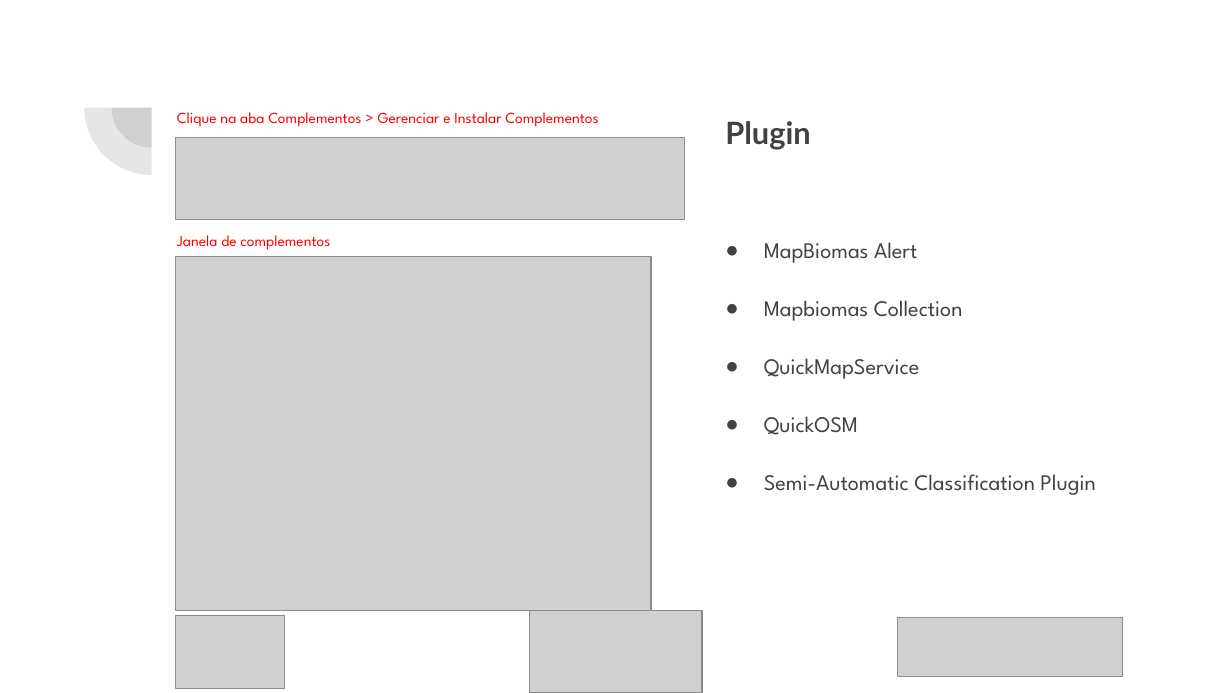
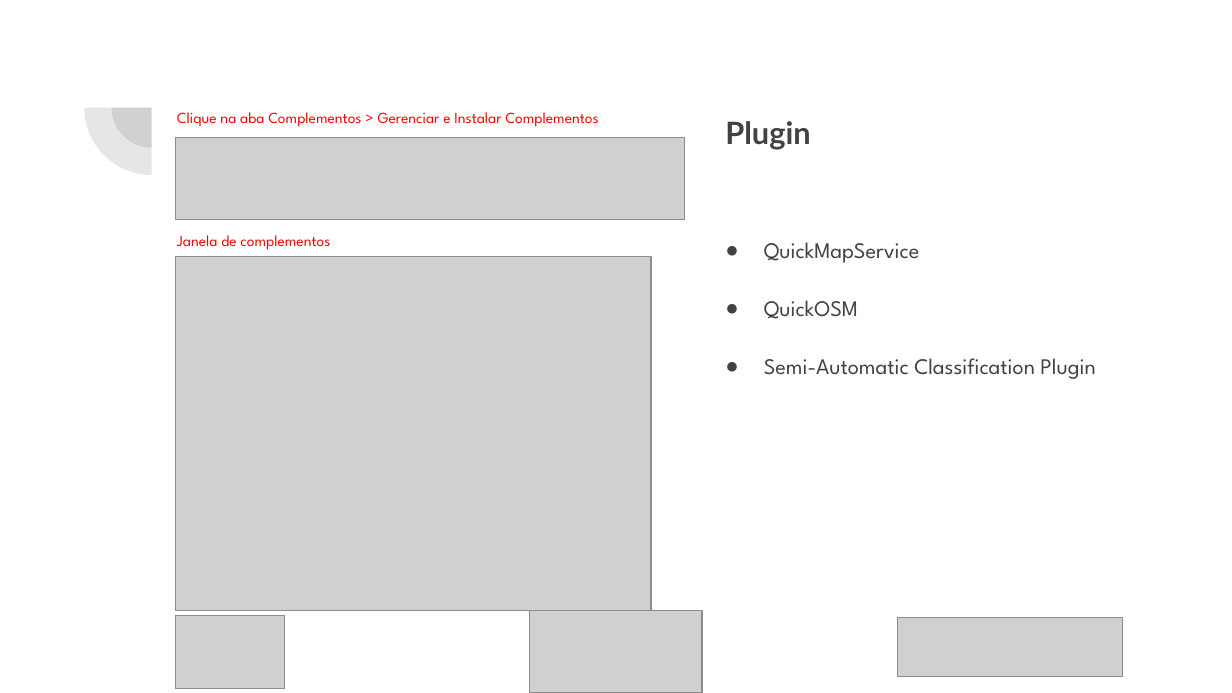
Before and after one commit to thsdornelas/curso_qgis, a slide deck: slide 7 of slides/Curso_QGIS.pptx. Drawn at 1232x693 pixels with LibreOffice and Linux fonts; fonts in the diff are those of the drawing; grey boxes stand for pictures. Boxes give left, top, right and bottom in pixels: in the first picture for what was removed or moved away, otherwise in the second. Text is boxed around its words. In the diff, an @@ line names an element or a change of style, - is before the commit and + after.

```diff
--- a/slides/Curso_QGIS.pptx
+++ b/slides/Curso_QGIS.pptx
@@ text at (764, 242, 963, 321): paragraphs removed @@
-● MapBiomas Alert
-● Mapbiomas Collection
```
Also in this commit, not shown: 1 other slide changed, 24 other files.
